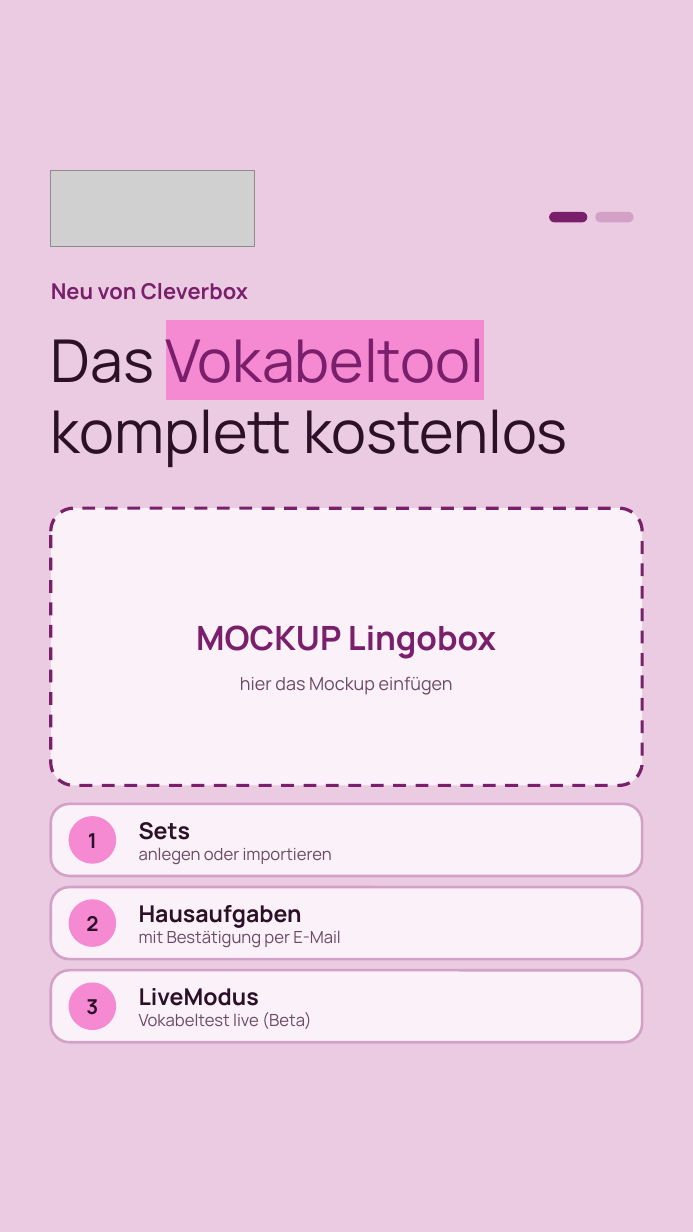
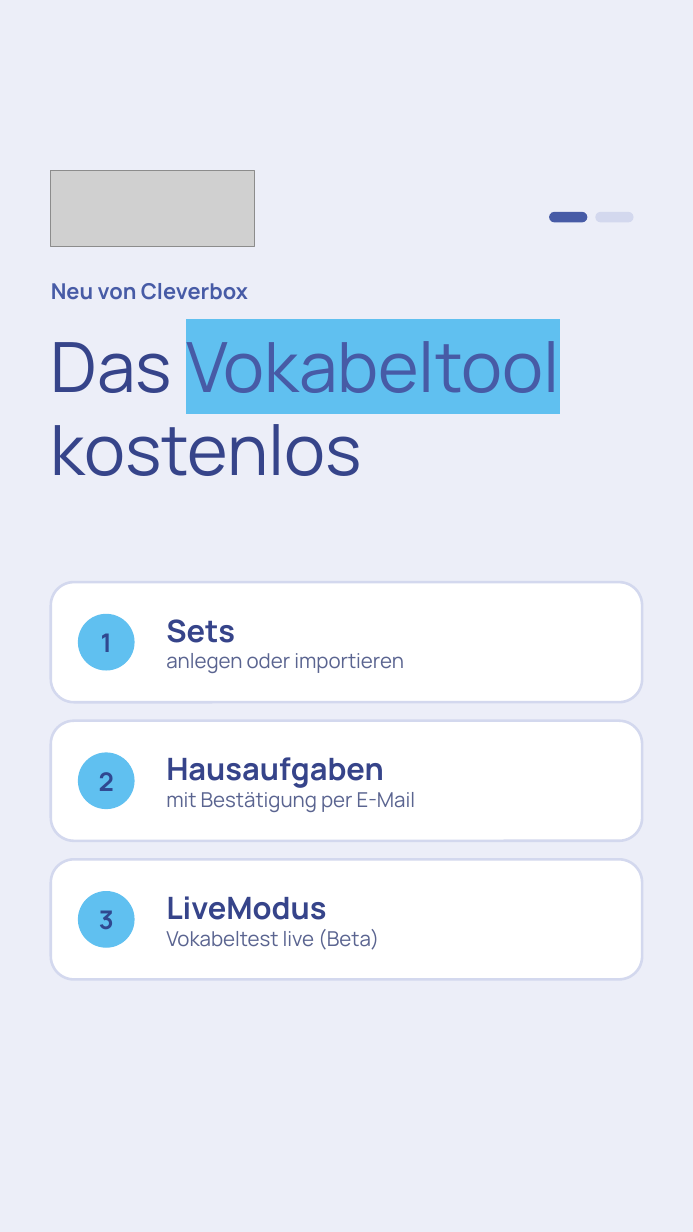
Before and after one commit to arminheske/claudecloud, a slide deck: slide 1 of videoslides/lingobox-vorstellungsstory.pptx. Drawn at 693x1232 pixels with LibreOffice and Linux fonts; fonts in the diff are those of the drawing; grey boxes stand for pictures. Boxes give left, top, right and bottom in pixels: in the first picture for what was removed or moved away, otherwise in the second. Text is boxed around its words. In the diff, an @@ line names an element or a change of style, - is before the commit and + after.

```diff
--- a/videoslides/lingobox-vorstellungsstory.pptx
+++ b/videoslides/lingobox-vorstellungsstory.pptx
@@ background #EBCBE2 to #ECEEF8 @@
@@ rounded rectangle at bbox=[550, 213, 587, 222]: fill #7A1F6B to #475BA6; outline #7A1F6B 1 pt to #475BA6 1 pt @@
@@ rounded rectangle at bbox=[596, 213, 633, 222]: fill #D3A0C6 to #D3D8EE; outline #D3A0C6 1 pt to #D3D8EE 1 pt @@
@@ text "Neu von Cleverbox" at bbox=[51, 283, 248, 300]: text colour #7A1F6B to #475BA6 @@
@@ text at bbox=[51, 341, 560, 393]: size 46 to 54 pt in "Das Vokabeltool"; text colour #2B1027 to #36448A in "Das"; text colour #7A1F6B to #475BA6, highlight #F58AD2 to #60C0F0 in "Vokabeltool" @@
@@ text at bbox=[51, 411, 362, 476]: text changed; size 46 to 54 pt; text colour #2B1027 to #36448A @@
-komplett kostenlos
+kostenlos
@@ rounded rectangle: place and size @@
-rounded rectangle at bbox=[51, 508, 642, 785]
+rounded rectangle at bbox=[51, 582, 642, 702]
@@ rounded rectangle at bbox=[51, 582, 642, 702]: fill #FBF1F8 to #FFFFFF; outline #7A1F6B 2.5 pt dashed to #D3D8EE 2 pt; proportions changed @@
@@ text "Sets": place and size @@
-text "Sets" at bbox=[139, 822, 332, 864]
+text "Sets" at bbox=[166, 619, 404, 673]
@@ text "Sets" at bbox=[166, 619, 404, 673]: size 18 to 24 pt, text colour #2B1027 to #36448A in "Sets"; size 13 to 16 pt, text colour #6B4A64 to #5A6490 in "anlegen oder importieren" @@
@@ size 16 to 20 pt, text colour #2B1027 to #304890 in 3 elements at bbox=[99, 910, 114, 929], bbox=[99, 772, 114, 791], bbox=[101, 633, 112, 652] @@
@@ text "1": place and size @@
-text "1" at bbox=[88, 833, 97, 848]
+text "1" at bbox=[101, 633, 112, 652]
@@ ellipse added at bbox=[79, 614, 134, 670], fill #60C0F0, outline #60C0F0 1 pt @@
@@ text removed at bbox=[196, 625, 496, 659] @@
-MOCKUP Lingobox
@@ text removed at bbox=[240, 677, 453, 695] @@
-hier das Mockup einfügen
@@ rounded rectangle at bbox=[51, 721, 642, 841]: fill #FBF1F8 to #FFFFFF; outline #D3A0C6 2 pt to #D3D8EE 2 pt; proportions changed @@
@@ rounded rectangle: place and size @@
-rounded rectangle at bbox=[51, 804, 642, 876]
+rounded rectangle at bbox=[51, 721, 642, 841]
@@ text "Hausaufgaben": place and size @@
-text "Hausaufgaben" at bbox=[139, 905, 341, 947]
+text "Hausaufgaben" at bbox=[166, 757, 415, 812]
@@ text "Hausaufgaben" at bbox=[166, 757, 415, 812]: size 18 to 24 pt, text colour #2B1027 to #36448A in "Hausaufgaben"; size 13 to 16 pt, text colour #6B4A64 to #5A6490 in "mit Bestätigung per E-Mail" @@
@@ text "2": place and size @@
-text "2" at bbox=[86, 916, 98, 931]
+text "2" at bbox=[99, 772, 114, 791]
@@ ellipse at bbox=[79, 753, 134, 808]: fill #F58AD2 to #60C0F0; outline #F58AD2 1 pt to #60C0F0 1 pt @@
@@ ellipse: place and size @@
-ellipse at bbox=[69, 817, 116, 863]
+ellipse at bbox=[79, 753, 134, 808]
@@ rounded rectangle: place and size @@
-rounded rectangle at bbox=[51, 887, 642, 959]
+rounded rectangle at bbox=[51, 859, 642, 979]
@@ rounded rectangle at bbox=[51, 859, 642, 979]: fill #FBF1F8 to #FFFFFF; outline #D3A0C6 2 pt to #D3D8EE 2 pt; proportions changed @@
@@ text "LiveModus": place and size @@
-text "LiveModus" at bbox=[139, 988, 312, 1029]
+text "LiveModus" at bbox=[166, 896, 379, 950]
@@ text "LiveModus" at bbox=[166, 896, 379, 950]: size 18 to 24 pt, text colour #2B1027 to #36448A in "LiveModus"; size 13 to 16 pt, text colour #6B4A64 to #5A6490 in "Vokabeltest live (Beta)" @@
@@ text "3": place and size @@
-text "3" at bbox=[86, 999, 98, 1015]
+text "3" at bbox=[99, 910, 114, 929]
@@ ellipse: place and size @@
-ellipse at bbox=[69, 900, 116, 946]
+ellipse at bbox=[79, 892, 134, 947]
@@ ellipse at bbox=[79, 892, 134, 947]: fill #F58AD2 to #60C0F0; outline #F58AD2 1 pt to #60C0F0 1 pt @@
@@ rounded rectangle removed at bbox=[51, 970, 642, 1042] @@
@@ ellipse removed at bbox=[69, 983, 116, 1029] @@
```
Also in this commit, not shown: 1 other slide changed, 6 other files.
